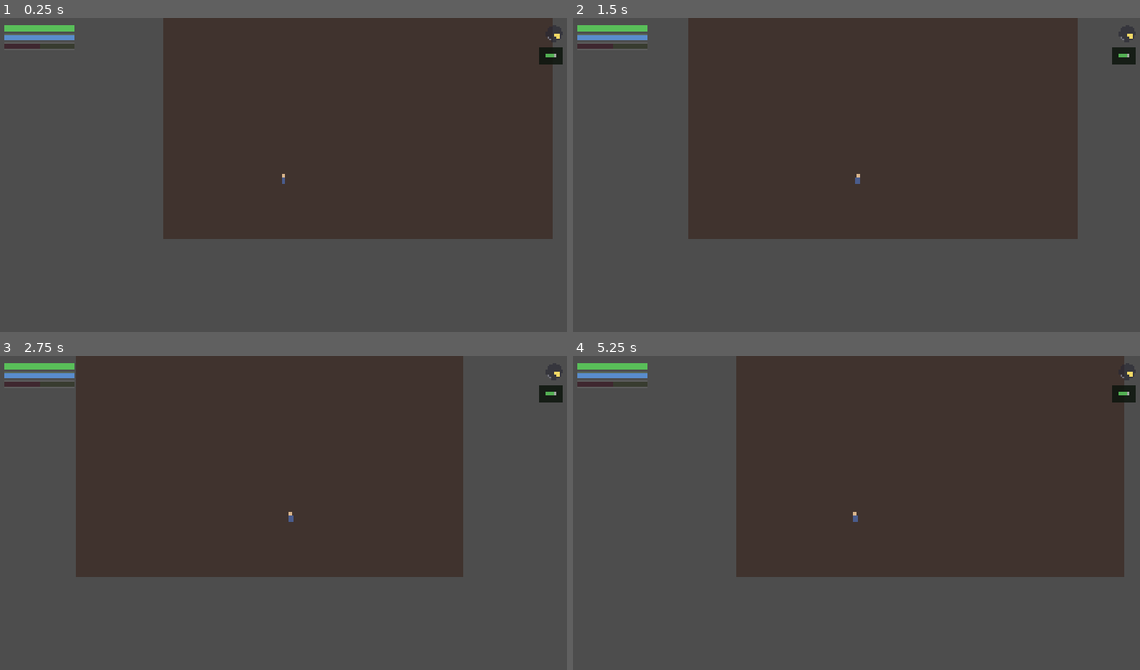
Above: before the commit, frames 1-4 (two rows, left to right).
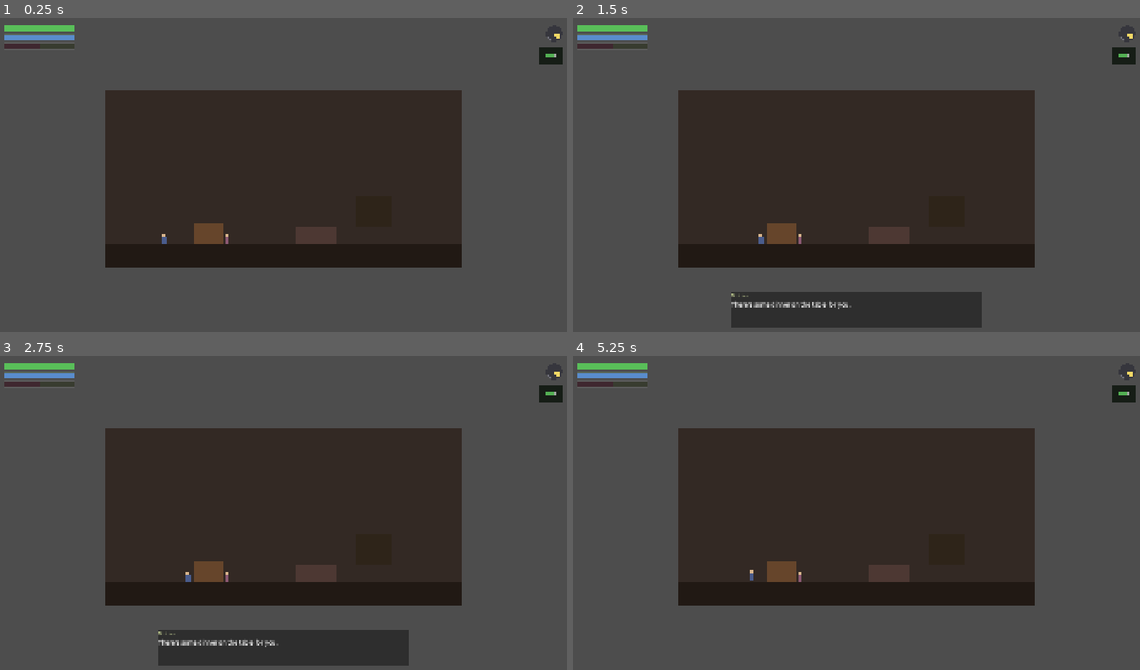
Above: after the commit, the same moments.

Repository: tm4747/leprechaun-game
Game: Godot game, scene res://scenes/intro/IntroHome.tscn
Same seed, same stepped clock (60 frames per second), same inputs: the game is played once before the commit and once after it. This scene is started directly instead of the project's main scene.
Inputs:
- Up to frame 1 (0.25 s): no input
- Up to frame 2 (1.5 s): tap Enter (confirm) at 0.5, 0.6 s; hold D (move_right) 0.53-1.28 s; hold S (move_down) from 1.28 s (still down); tap 1 at 1.35 s
- Up to frame 3 (2.75 s): tap Enter (confirm) at 2 s; release S (move_down) at 2.03 s; hold D (move_right) from 2.03 s (still down); tap 2 at 2.1 s
- Up to frame 4 (5.25 s): release D (move_right) at 2.78 s; hold W (move_up) 2.78-3.53 s; tap one key every 0.75 s from 2.85 s: 3 4 5 6; hold A (move_left) 3.53-5.03 s; hold S (move_down) from 5.03 s (still down)

The runs differ from the first frame. In frame 1, 34% of the frame differs, in the area x 18-98%, y 0-80%; in frame 2, 31%; in frame 3, 29%; in frame 4, 34%.

Commit message:
Phase 7: home / TV sequence (dinner, remote, commercial, supernatural hint)
- IntroHome extended: quiet wordless dinner (mirrors the breakfast beat)
  -> living room couch/CRT -> remote pickup -> real, testable channel
  switching (move_up/move_down while seated) -> a commercial break that
  always arrives after a few seconds regardless of channel, matching how
  TV actually interrupts programming.
- The supernatural hint (section 21): salesman's eyes flash red for an
  instant, the screen distorts briefly and clears -- no identifiable
  face, the word "leprechaun" never appears anywhere in the content, and
  nothing on screen or in dialogue explains what happened. Gut Meter
  swings hard to terror and vitality drops toward the red zone.
- TV shutdown returns control to the player and advances the intro
  checkpoint; Phase 8 will extend this same scene with father's arrival
  and the parents' argument.
- Headless Phase 7 suite: 12/12 passing, including asserting the channel
  actually changes on input and that the screen distortion is momentary
  rather than a lingering, explanatory visual.

Diff:
--- a/scenes/intro/IntroHome.tscn
+++ b/scenes/intro/IntroHome.tscn
@@ -1,17 +1,90 @@
-[gd_scene load_steps=3 format=3]
+[gd_scene load_steps=6 format=3]
 
 [ext_resource type="Script" path="res://scripts/intro/intro_home.gd" id="1"]
 [ext_resource type="PackedScene" path="res://scenes/player/Player.tscn" id="2"]
+[ext_resource type="Script" path="res://scripts/intro/auto_event_trigger.gd" id="3"]
+[ext_resource type="PackedScene" path="res://scenes/intro/NPCPlaceholder.tscn" id="4"]
+
+[sub_resource type="RectangleShape2D" id="RectangleShape2D_trigger"]
+size = Vector2(90, 140)
 
 [node name="IntroHome" type="Node2D"]
 script = ExtResource("1")
 
 [node name="Background" type="ColorRect" parent="."]
-offset_left = -100.0
-offset_top = -100.0
+offset_left = 0.0
+offset_top = 0.0
 offset_right = 1200.0
-offset_bottom = 700.0
-color = Color(0.25, 0.2, 0.18, 1)
+offset_bottom = 600.0
+color = Color(0.2, 0.16, 0.14, 1)
+
+[node name="Floor" type="ColorRect" parent="."]
+offset_left = 0.0
+offset_top = 520.0
+offset_right = 1200.0
+offset_bottom = 600.0
+color = Color(0.13, 0.1, 0.08, 1)
+
+[node name="DinnerTable" type="ColorRect" parent="."]
+offset_left = 300.0
+offset_top = 450.0
+offset_right = 400.0
+offset_bottom = 520.0
+color = Color(0.4, 0.27, 0.17, 1)
+
+[node name="DinnerSeat" type="Marker2D" parent="."]
+position = Vector2(350, 495)
+
+[node name="Mother" parent="." instance=ExtResource("4")]
+position = Vector2(410, 500)
+npc_name = "Mother"
+body_color = Color(0.55, 0.35, 0.45, 1)
+
+[node name="DinnerTrigger" type="Area2D" parent="."]
+position = Vector2(330, 490)
+script = ExtResource("3")
+
+[node name="DinnerTriggerShape" type="CollisionShape2D" parent="DinnerTrigger"]
+shape = SubResource("RectangleShape2D_trigger")
+
+[node name="Couch" type="ColorRect" parent="."]
+offset_left = 640.0
+offset_top = 460.0
+offset_right = 780.0
+offset_bottom = 520.0
+color = Color(0.3, 0.22, 0.2, 1)
+
+[node name="CouchMarker" type="Marker2D" parent="."]
+position = Vector2(700, 495)
+
+[node name="RemoteTrigger" type="Area2D" parent="."]
+position = Vector2(680, 490)
+script = ExtResource("3")
+
+[node name="RemoteTriggerShape" type="CollisionShape2D" parent="RemoteTrigger"]
+shape = SubResource("RectangleShape2D_trigger")
+
+[node name="TV" type="Node2D" parent="."]
+position = Vector2(900, 420)
+
+[node name="Frame" type="ColorRect" parent="TV"]
+offset_left = -60.0
+offset_top = -60.0
+offset_right = 60.0
+offset_bottom = 40.0
+color = Color(0.18, 0.14, 0.1, 1)
+
+[node name="Screen" type="ColorRect" parent="TV"]
+offset_left = -48.0
+offset_top = -48.0
+offset_right = 48.0
+offset_bottom = 24.0
+color = Color(0.5, 0.7, 0.85, 1)
+
+[node name="Salesman" parent="." instance=ExtResource("4")]
+position = Vector2(900, 400)
+npc_name = "the salesman"
+body_color = Color(0.25, 0.25, 0.3, 1)
 
 [node name="Player" parent="." instance=ExtResource("2")]
-position = Vector2(300, 500)
+position = Vector2(200, 500)
--- a/scripts/intro/intro_home.gd
+++ b/scripts/intro/intro_home.gd
@@ -1,12 +1,97 @@
 extends Node2D
-## Evening: return home, dinner, living room, TV, parents (PRD sections
-## 19-24). Fleshed out fully in Phase 7 -- this stub exists so Phase 6's
-## bus-home beat has a real scene to transition into.
+## Evening: return home, dinner, living room, TV (PRD sections 19-22).
+## Parents' argument and the angel scene (Phase 8) extend this same scene
+## per PRD 8.2's IntroHome.tscn; this phase covers dinner through TV
+## shutdown.
+
+const CARTOON_COLOR := Color(0.5, 0.7, 0.85)
+const STATIC_COLOR := Color(0.6, 0.6, 0.6)
+const COMMERCIAL_COLOR := Color(0.85, 0.75, 0.55)
 
 @onready var player: Player = $Player
+@onready var mother: NPCPlaceholder = $Mother
+@onready var salesman: NPCPlaceholder = $Salesman
+
+@onready var dinner_trigger: AutoEventTrigger = $DinnerTrigger
+@onready var dinner_seat: Marker2D = $DinnerSeat
+@onready var remote_trigger: AutoEventTrigger = $RemoteTrigger
+@onready var couch_marker: Marker2D = $CouchMarker
+@onready var tv_screen: ColorRect = $TV/Screen
+
+var channel_index := 0
 
 func _ready() -> void:
 	GameState.current_scene_path = scene_file_path
 	GameState.intro_progress = "evening_return_home"
 	GameState.mark_screen_visited("intro_home")
 	player.set_movement_mode(Player.MovementMode.SIDE_SCROLL)
+	player.set_camera_limits(0, 0, 1200, 600)
+
+	tv_screen.visible = false
+	salesman.visible = false
+
+	dinner_trigger.triggered.connect(_on_dinner_triggered)
+	remote_trigger.triggered.connect(_on_remote_triggered)
+
+## Section 19: quiet, wordless dinner after a hard day. No narration box --
+## the player just watches him eat, same beat structure as breakfast.
+func _on_dinner_triggered() -> void:
+	Events.disable_control()
+	await Events.dialogue(mother.npc_name, "There's some dinner on the table for you.", "CLEAR", 2.2)
+	await Events.move_character(player, dinner_seat.global_position, 140.0)
+	await Events.wait(1.0)
+	Events.enable_control()
+
+## Sections 20-22: remote pickup -> real, testable channel switching ->
+## the commercial (and its subtle supernatural hint) always arrives after
+## a few seconds regardless of what channel the player lands on -- a
+## believable "commercial break interrupts whatever's on" beat -- -> TV off.
+func _on_remote_triggered() -> void:
+	Events.disable_control()
+	await Events.move_character(player, couch_marker.global_position, 140.0)
+
+	tv_screen.visible = true
+	channel_index = 0
+	_render_channel()
+	GameState.intro_progress = "evening_tv_on"
+
+	await _allow_channel_surfing(3.0)
+	await _play_commercial_and_supernatural_hint()
+	await _shutdown_tv()
+
+func _allow_channel_surfing(duration: float) -> void:
+	var elapsed := 0.0
+	while elapsed < duration:
+		if Input.is_action_just_pressed("move_up") or Input.is_action_just_pressed("move_down"):
+			channel_index = 1 - channel_index
+			_render_channel()
+		await get_tree().process_frame
+		elapsed += get_process_delta_time()
+
+func _render_channel() -> void:
+	tv_screen.color = CARTOON_COLOR if channel_index == 0 else STATIC_COLOR
+
+func _play_commercial_and_supernatural_hint() -> void:
+	tv_screen.color = COMMERCIAL_COLOR
+	salesman.visible = true
+	await Events.dialogue(salesman.npc_name, "Tired? Haggard? Try NEW Youth Mist!", "CLEAR", 2.2)
+	await Events.dialogue(salesman.npc_name, "Just look what it did for me... and my dog... and my gerbil!", "CLEAR", 2.6)
+	await Events.dialogue("", "$19.99 -- BUY ONE, GET THREE FREE.", "CLEAR", 2.0)
+
+	# The subtle supernatural hint (section 21). Deliberately brief and
+	# ambiguous -- never a clean, identifiable face, never named as
+	# anything. The player may not be sure they saw it at all.
+	await salesman.flash_eyes_red(0.12)
+	tv_screen.modulate = Color(0.55, 0.15, 0.15)
+	await Events.wait(0.2)
+	tv_screen.modulate = Color(1, 1, 1)
+
+	GameState.gut.set_gut(-0.7)
+	GameState.vitality.consume(60.0)
+	salesman.visible = false
+
+func _shutdown_tv() -> void:
+	await Events.wait(0.8)
+	tv_screen.visible = false
+	GameState.intro_progress = "evening_tv_off"
+	Events.enable_control()
--- /dev/null
+++ b/tests/Phase7Test.tscn
@@ -0,0 +1,6 @@
+[gd_scene load_steps=2 format=3]
+
+[ext_resource type="Script" path="res://tests/run_phase7_tests.gd" id="1"]
+
+[node name="Phase7Test" type="Node"]
+script = ExtResource("1")
--- /dev/null
+++ b/tests/run_phase7_tests.gd
@@ -0,0 +1,72 @@
+extends Node
+## Headless test runner for Phase 7 acceptance criteria (PRD section 65/66):
+## the player can control the remote, the supernatural TV event is subtle,
+## and no explicit leprechaun identification occurs.
+## Run with: godot --headless --path . res://tests/Phase7Test.tscn
+
+var _pass := 0
+var _fail := 0
+
+func _ready() -> void:
+	print("== Phase 7 home / TV tests ==")
+	GameState.reset_for_new_quest()
+
+	var home = preload("res://scenes/intro/IntroHome.tscn").instantiate()
+	add_child(home)
+	await get_tree().process_frame
+
+	await _test_dinner(home)
+	await _test_channel_switching(home)
+	await _test_commercial_and_shutdown(home)
+
+	print("== %d passed, %d failed ==" % [_pass, _fail])
+	get_tree().quit(1 if _fail > 0 else 0)
+
+func _check(condition: bool, label: String) -> void:
+	if condition:
+		_pass += 1
+		print("  PASS: %s" % label)
+	else:
+		_fail += 1
+		print("  FAIL: %s" % label)
+
+func _test_dinner(home: Node) -> void:
+	var captured := {"speaker": ""}
+	var listener := func(speaker, _text, _kind): captured["speaker"] = speaker
+	EventBus.dialogue_line_started.connect(listener)
+
+	await home._on_dinner_triggered()
+
+	EventBus.dialogue_line_started.disconnect(listener)
+	_check(captured["speaker"] == "Mother", "coming home triggers Mother's quiet dinner line")
+	_check(GameState.control_enabled, "control returns to the player after dinner")
+
+func _test_channel_switching(home: Node) -> void:
+	home.channel_index = 0
+	home._render_channel()
+	_check(home.tv_screen.color == home.CARTOON_COLOR, "the TV starts on the cartoon channel")
+
+	Input.action_press("move_down")
+	await home._allow_channel_surfing(0.2)
+	Input.action_release("move_down")
+	await get_tree().process_frame
+
+	_check(home.channel_index == 1, "the player can change the channel with a direction press")
+	_check(home.tv_screen.color == home.STATIC_COLOR, "the second channel renders differently from the cartoon")
+
+func _test_commercial_and_shutdown(home: Node) -> void:
+	GameState.gut.set_gut(0.0)
+	GameState.vitality.restore_full()
+
+	await home._play_commercial_and_supernatural_hint()
+
+	_check(is_equal_approx(GameState.gut.value, -0.7), "the supernatural hint pushes the Gut Meter toward terror")
+	_check(GameState.vitality.current_vitality < GameState.vitality.max_vitality * 0.5,
+		"the supernatural hint drains vitality toward the red zone")
+	_check(not home.salesman.visible, "the on-screen figure is gone once the hint passes -- nothing lingers to explain it")
+	_check(home.tv_screen.modulate == Color(1, 1, 1), "the screen distortion is momentary, not a permanent visual change")
+
+	await home._shutdown_tv()
+	_check(not home.tv_screen.visible, "turning off the TV hides its glow")
+	_check(GameState.control_enabled, "control returns to the player once the TV is off")
+	_check(GameState.intro_progress == "evening_tv_off", "the TV sequence advances the intro checkpoint")
Not shown, added: tests/run_phase7_tests.gd.uid
